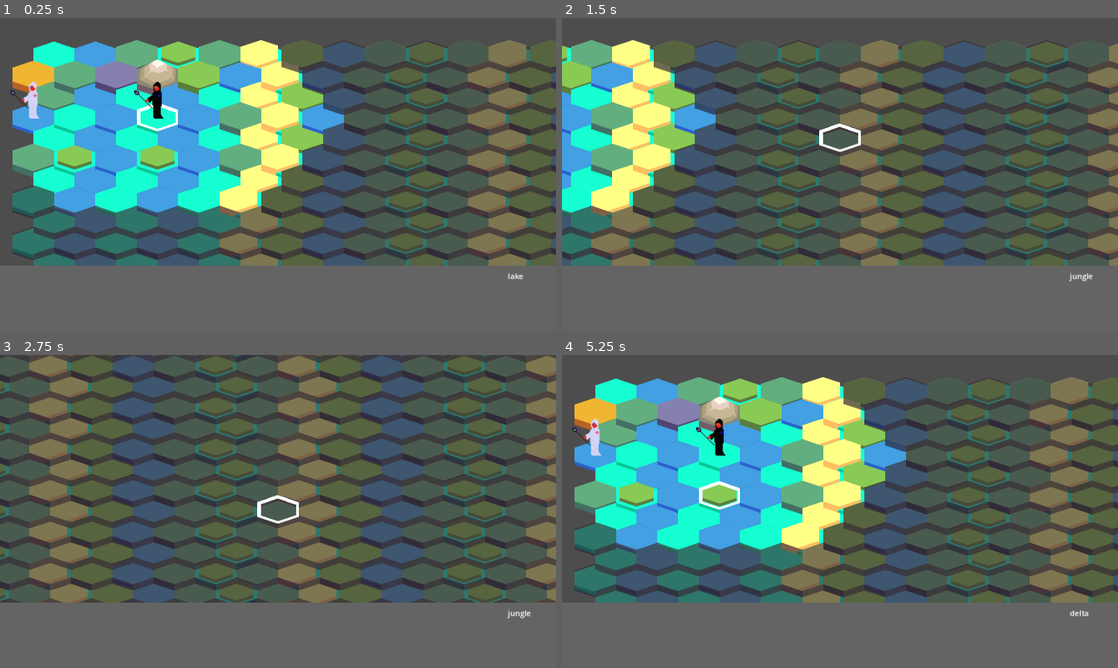
Above: before the commit, frames 1-4 (two rows, left to right).
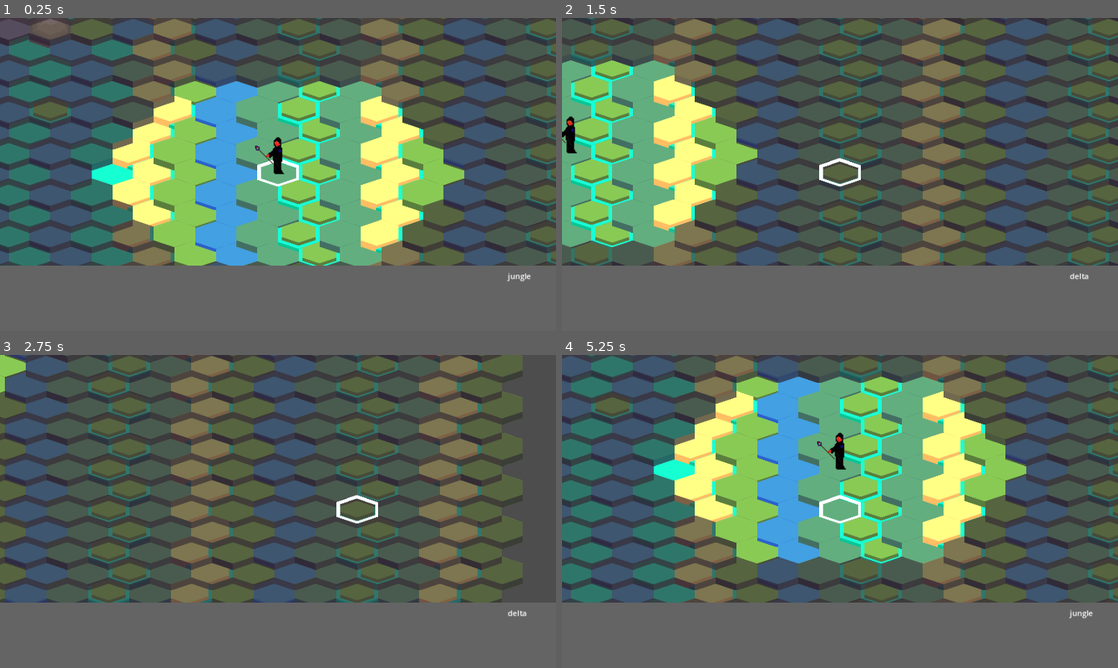
Above: after the commit, the same moments.

Repository: ahhnevermore/mixorcerers
Game: Godot game, scene res://scenes/game.tscn
The game is run twice, just before and just after one commit, with the same random seed, the same clock (stepped at 60 frames per second) and the same inputs. The engine's default icon, where the game draws it, is replaced by a stand-in: a white triangle on a blue panel in a dark square.
Inputs:
- Up to frame 1 (0.25 s): no input
- Up to frame 2 (1.5 s): tap Enter at 0.5 s; hold D (cursor_right) 0.53-1.28 s; tap M (move) at 0.6 s; tap Space (select_confirm) at 0.8, 1.35 s; hold S (cursor_down) from 1.28 s (still down)
- Up to frame 3 (2.75 s): tap M (move) at 1.55, 2.1 s; release S (cursor_down) at 2.03 s; hold D (cursor_right) from 2.03 s (still down); tap Space (select_confirm) at 2.3 s
- Up to frame 4 (5.25 s): release D (cursor_right) at 2.78 s; hold W (cursor_up) 2.78-3.53 s; tap Space (select_confirm) at 2.85, 3.8, 4.35 s; tap M (move) at 3.05, 3.6, 4.55, 5.1 s; hold A (cursor_left) 3.53-5.03 s; hold S (cursor_down) from 5.03 s (still down)

The runs differ from the first frame. In frame 1, 65% of the frame differs, in the area x 0-100%, y 0-85%; in frame 2, 61%; in frame 3, 40%; in frame 4, 66%.

Commit message:
precast_mode relative is finally done and I will never touch it again

Diff:
--- a/scripts/mix_mode.gd
+++ b/scripts/mix_mode.gd
@@ -96,7 +96,6 @@
 		var index
 		for i in range(6):
 			index = i + 2
-			print(index)
 			if not inventory[index]:
 				inventory[index] = item
 				replaced = true
--- a/scripts/precast_mode.gd
+++ b/scripts/precast_mode.gd
@@ -32,6 +32,8 @@
 	super.setup(arg_game,arg_map,arg_cursor,arg_hud,arg_props)
 	update = false
 
+	tests()
+
 	#dropdowns
 	for type in Grimoire.Grimoire_Type:
 		if Grimoire.Grimoire_Type[type] != Grimoire.Grimoire_Type.NONE:
@@ -60,26 +62,12 @@
 
 			Grimoire.Precast_Position_Type.RELATIVE:
 				var unit_xy = map.local_to_map(props[0].position)
-				if unit_xy.y % 2 != props[1].precast_position['origin'].y % 2:#line difference
-					if unit_xy.y % 2: #odd line
-						cursor_pos = Vector2i(
-						props[1].precast_position['position'].x - props[1].precast_position['origin'].x + unit_xy.x -1 ,
-						props[1].precast_position['position'].y - props[1].precast_position['origin'].y + unit_xy.y
-					)
-					else: #even line
-						cursor_pos = Vector2i(
-						props[1].precast_position['position'].x - props[1].precast_position['origin'].x + unit_xy.x + 1,
-						props[1].precast_position['position'].y - props[1].precast_position['origin'].y + unit_xy.y
-					)
-
-				else:#same line type
-					cursor_pos = Vector2i(
-						props[1].precast_position['position'].x - props[1].precast_position['origin'].x + unit_xy.x,
-						props[1].precast_position['position'].y - props[1].precast_position['origin'].y + unit_xy.y
-					)
+				cursor_pos = calc_relative_cursor(unit_xy,props[1].precast_position)
+				print(props[1].precast_position,unit_xy,cursor_pos)
 
 
-				print(props[1].precast_position,unit_xy,cursor_pos)
+
+
 
 
 		if cursor_pos in cast_range_grid.dict:
@@ -159,3 +147,34 @@
 
 func _on_precast_position_type_selected(index):
 	precast_position_type = Grimoire.Precast_Position_Type.values()[index]
+
+
+func tests():
+	var results=[]
+	if calc_relative_cursor(Vector2i(8, 7),{ "type": 0, "origin": Vector2i(8, 8), "position": Vector2i(6, 8) })== Vector2i(6, 7):
+		results.append(true)
+	else:
+		results.append(false)
+	if calc_relative_cursor(Vector2i(9, 7),{ "type": 0, "origin": Vector2i(8, 8), "position": Vector2i(8, 9) })== Vector2i(8, 8):
+		results.append(true)
+	else:
+		results.append(false)
+
+	for i in range(len(results)):
+		if results[i]:
+			print("Test "+ str(i) + " passed")
+		else:
+			print("Test "+ str(i) + " failed")
+
+func calc_relative_cursor(unit_xy,precast_position):
+	var res
+	res = Vector2i(
+						precast_position['position'].x - precast_position['origin'].x + unit_xy.x,
+						precast_position['position'].y - precast_position['origin'].y + unit_xy.y
+					)
+	if unit_xy.y % 2 != res.y % 2:#line difference
+		if res.y % 2:
+			res.x += 1
+		else: #even line
+			res.x -= 1
+	return res
--- a/user_test_copies/map.json
+++ b/user_test_copies/map.json
@@ -1,4 +1,6 @@
 {
+  "p1_start_position": [8,8],
+  "p2_start_position": [2, 7],
   "tiles": [
     [
       "lake",
@@ -540,7 +542,6 @@
       "beach",
       "grasslands"
     ]
-  ],
-  "p1_start_position": [3, 3],
-  "p2_start_position": [0, 3]
+  ]
+
 }
